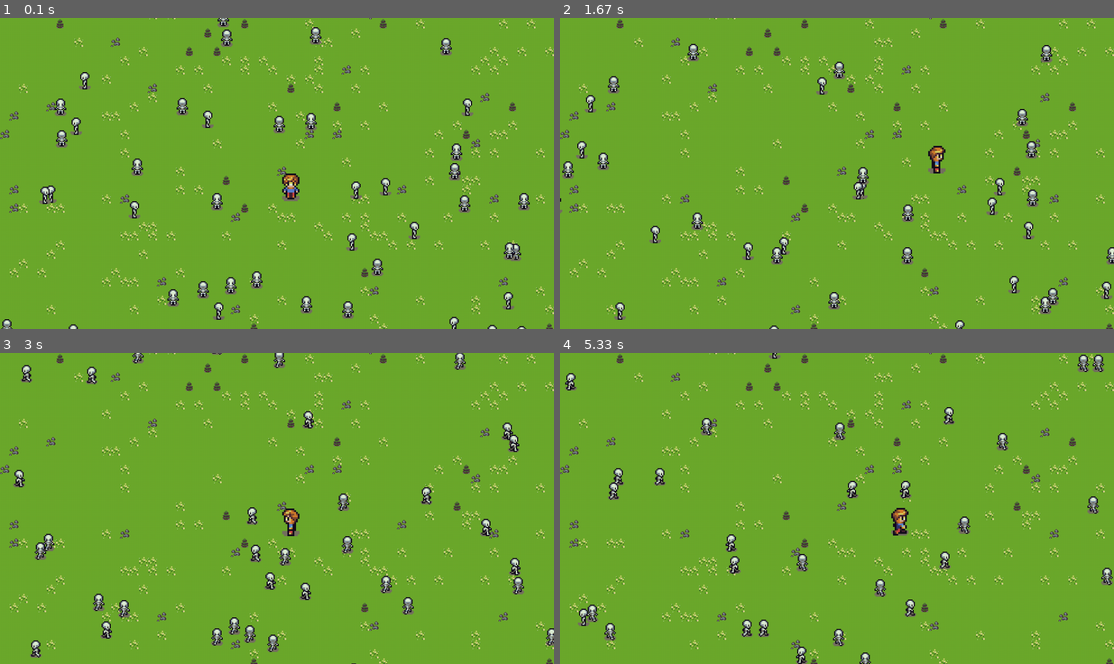
Above: before the commit, frames 1-4 (two rows, left to right).
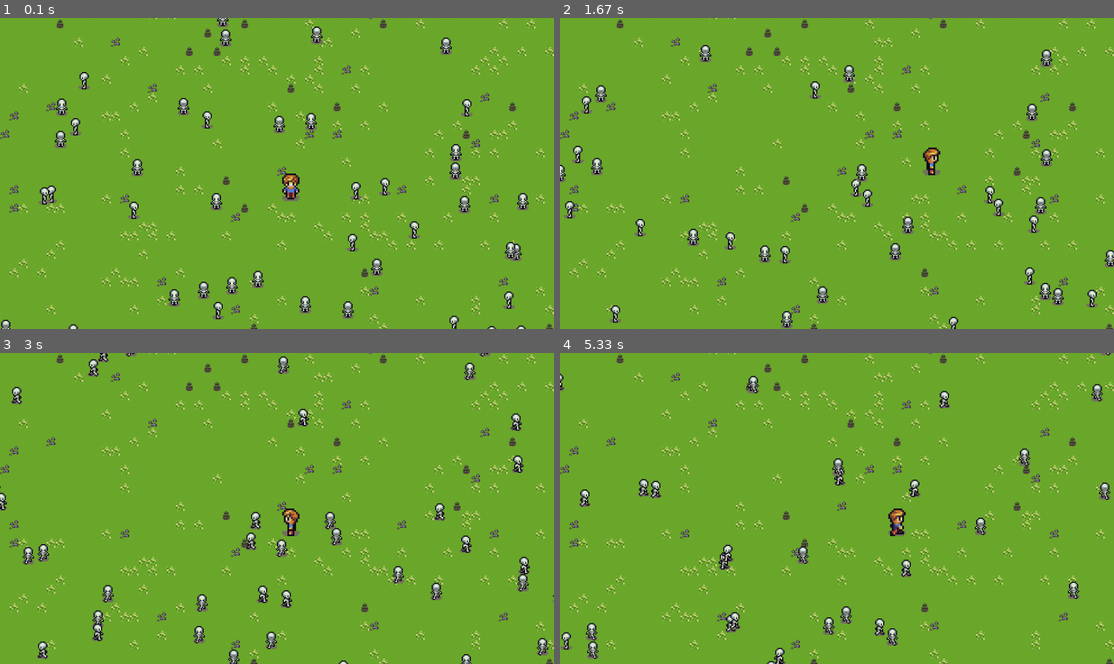
Above: after the commit, the same moments.

Repository: emwjacobson/Pygame
Game: pygame game, started from main.py
Same seed, same stepped clock (60 frames per second), same inputs: the game is played once before the commit and once after it.
Inputs:
- Up to frame 1 (0.1 s): no input
- Up to frame 2 (1.67 s): hold D 0.33-0.8 s; hold W 0.83-1.13 s; hold D 1.17-1.63 s
- Up to frame 3 (3 s): hold A 1.67-2.2 s; hold S 2.23-2.53 s; hold A 2.57-2.97 s
- Up to frame 4 (5.33 s): hold W 3-3.37 s; hold D 3.4-4.03 s; hold S 4.07-4.43 s; hold A 4.47-4.93 s; hold D from 4.97 s (still down)

The runs differ from the first frame. In frame 1, 2.3% of the frame differs, in the area x 0-96%, y 0-100%; in frame 2, 5.4%; in frame 3, 5.5%, in the area x 0-100%, y 0-100%; in frame 4, 5.2%.

Commit message:
Added internal storage of float x, y position to sprites

Diff:
--- a/entity/baseentity.py
+++ b/entity/baseentity.py
@@ -8,6 +8,7 @@
     _angle: int
     _sprite_map: pygame.Surface
     _counter: float
+    _xy: [float]
     rect: pygame.Rect
     image: pygame.Surface
 
@@ -21,6 +22,7 @@
             speed (int, optional): Speed that the entity is moving. Defaults to 0.
         """
         self.rect = rect
+        self._xy = list(self.rect.topleft)
         self.set_angle(angle)
         self._speed = speed
         self._counter = 0
@@ -33,7 +35,7 @@
         Returns:
             int: The x position of the entity
         """
-        return self.rect.x
+        return self._xy[0]
 
     def get_y(self):
         """Gets the y position of the entity, relative to the world
@@ -41,7 +43,7 @@
         Returns:
             int: The y position of the entity
         """
-        return self.rect.y
+        return self._xy[1]
 
     def set_x(self, x):
         """Sets the x position of the entity, relative to the world
@@ -49,6 +51,7 @@
         Args:
             x (int): The x position of the entity
         """
+        self._xy[0] = x
         self.rect.x = x
 
     def add_x(self, x):
@@ -57,7 +60,8 @@
         Args:
             x (int): The amount to add to current x
         """
-        self.rect.x += x
+        self._xy[0] += x
+        self.rect.x = self._xy[0]
 
     def set_y(self, y):
         """Sets the y position of the entity, relative to the world
@@ -65,6 +69,7 @@
         Args:
             y (int): The y position of the entity
         """
+        self._xy[1] = y
         self.rect.y = y
 
     def add_y(self, y):
@@ -73,7 +78,8 @@
         Args:
             y (int): The amount to add to current y
         """
-        self.rect.y += y
+        self._xy[1] += y
+        self.rect.y = self._xy[1]
 
     def get_width(self):
         """Gets the width of the entity in pixels
@@ -97,7 +103,7 @@
         Returns:
             list[int]: The x, y position of the entity
         """
-        return self.rect.topleft
+        return self._xy
 
     def set_speed(self, speed):
         """Gets the speed of the entity
--- a/worlds/baseworld.py
+++ b/worlds/baseworld.py
@@ -107,4 +107,9 @@
         self._f_world.blit(self._background_surface, (0, 0))
         self._entities.draw(self._f_world)
 
+        # This implementation only draws the portion of the screen thats is visible to `screen`.
+        # I didn't notice and improved performance, so I'll use the original way or rendering.
+        # screen.blit(self._f_world, (0, 0), area=pygame.Rect([-i for i in self._pos], (settings.WIDTH, settings.HEIGHT)))
+
+        # This implementation draws the entire world to the screen, with most of it not being visible.
         screen.blit(self._f_world, self._pos)
